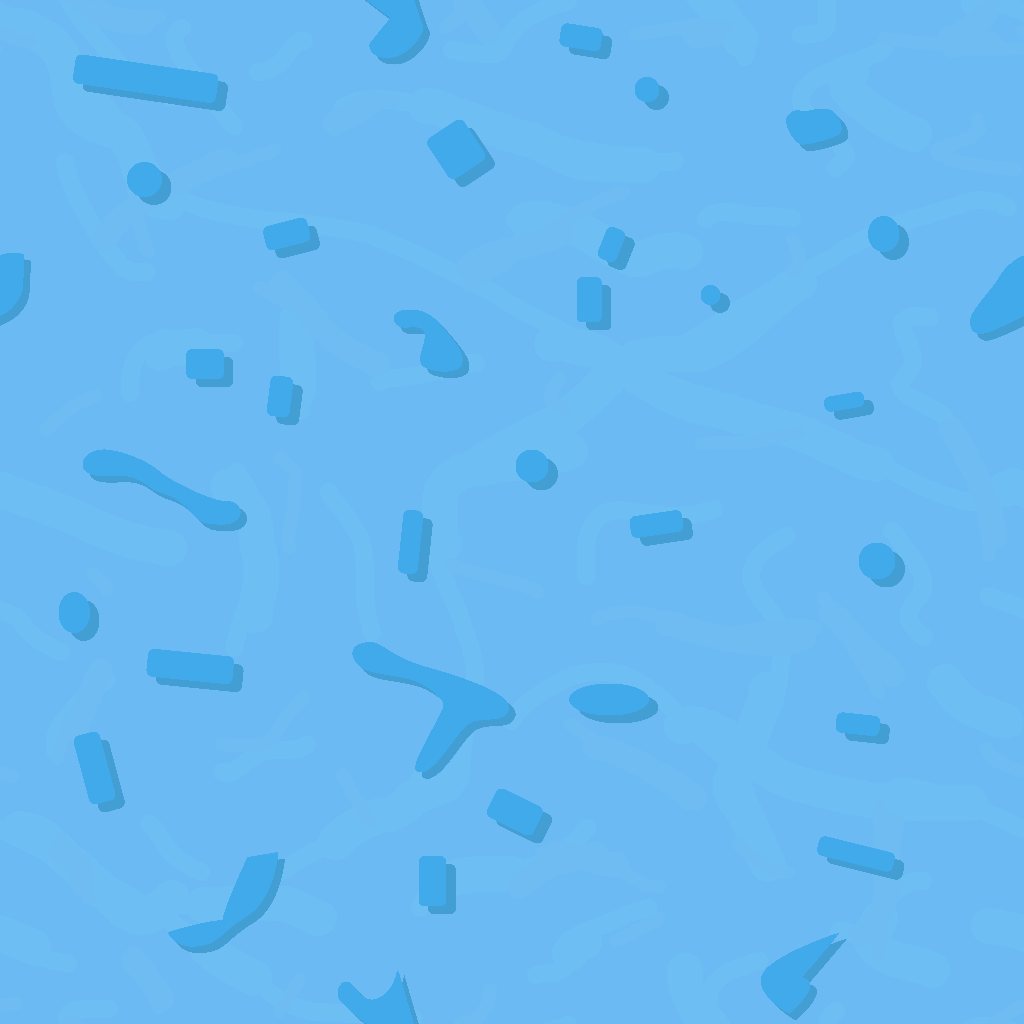
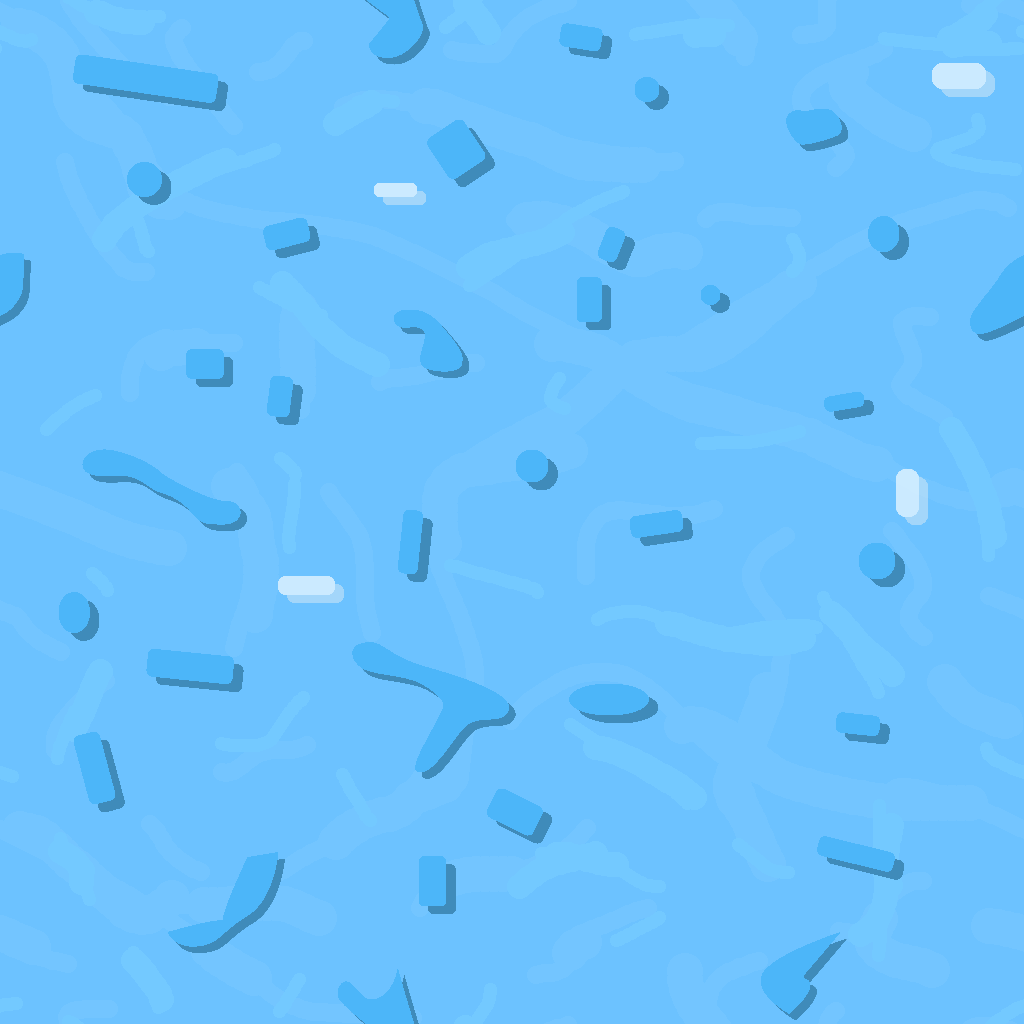
The second 1024x1024 image is a revision of the first. Changes to its layers:
removed layer "Layer 5" over [0, 0, 1024, 1024]
added layer "clouds" (77%) above "cloudsShadow" over [278, 63, 986, 595]
added layer "cloudsShadow" (46%) above "paths" over [287, 71, 995, 603]
showed "paths", painted on it over [0, 0, 1024, 1024]
showed "Layer 1", painted on it over [0, 0, 1024, 1024]
showed "pathsShadow" over [0, 0, 1024, 1024]
showed "cirlces", painted on it over [59, 77, 899, 715]
showed "cirlcesShadow", painted on it over [68, 85, 909, 723]
showed "rectangles", painted on it over [73, 23, 895, 906]
showed "rectanglesShadow", painted on it over [83, 31, 904, 914]
showed "Layer 4", painted on it over [0, 0, 1024, 1024]
showed "Layer 2", painted on it over [0, 0, 1024, 1024]
showed "bg", painted on it over [0, 0, 1024, 1024]
